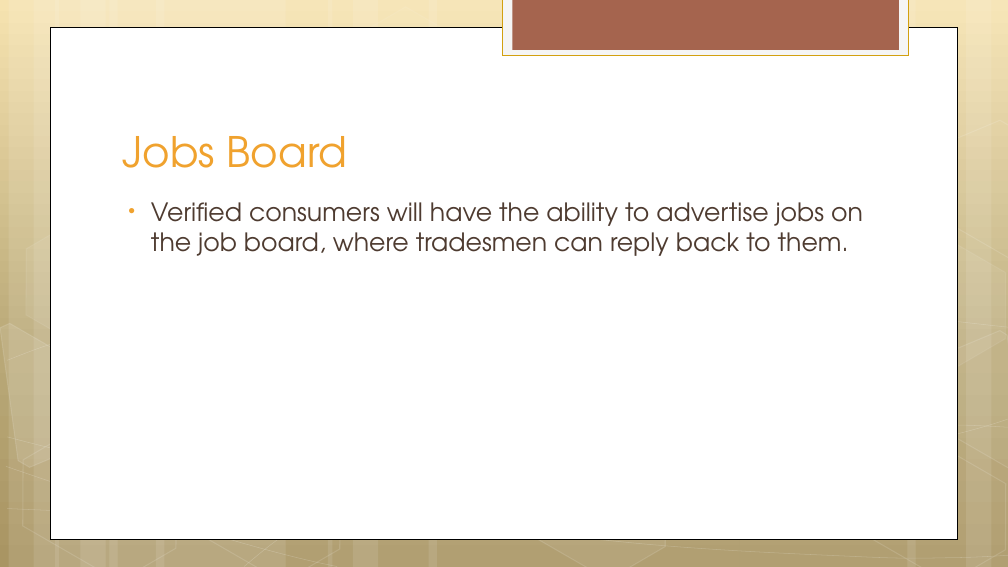
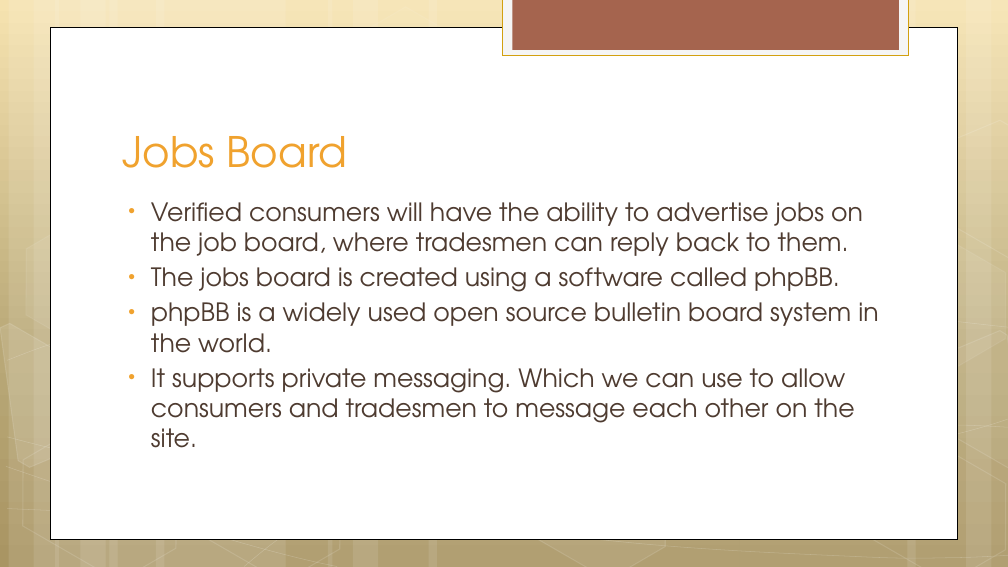
Before and after one commit to MehreenMalik/TradesmenDirectory, a slide deck: slide 6 of TradesmenDirectory.pptx. Drawn at 1008x567 pixels with LibreOffice and Linux fonts; fonts in the diff are those of the drawing. Boxes give left, top, right and bottom in pixels: in the first picture for what was removed or moved away, otherwise in the second. Text is boxed around its words. In the diff, an @@ line names an element or a change of style, - is before the commit and + after.

Commit message:
updated the ppt, I added a slide on the phpBB software thet we're going to use for the jobs board.

```diff
--- a/TradesmenDirectory.pptx
+++ b/TradesmenDirectory.pptx
@@ text at bbox=[151, 267, 878, 448]: paragraphs added @@
+• The jobs board is created using a software called phpBB.
+• phpBB is a widely used open source bulletin board system in the world.
+• It supports private messaging. Which we can use to allow consumers and tradesmen to message each other on the site.
```
